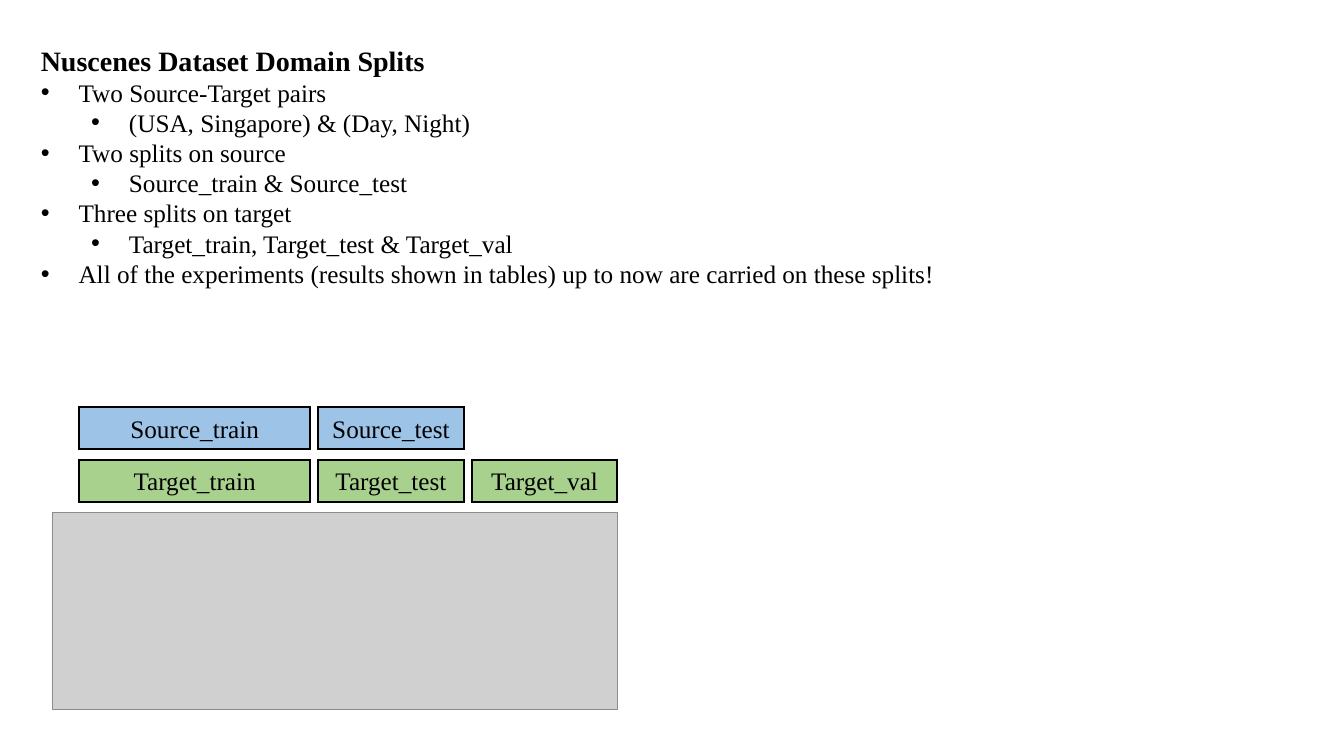
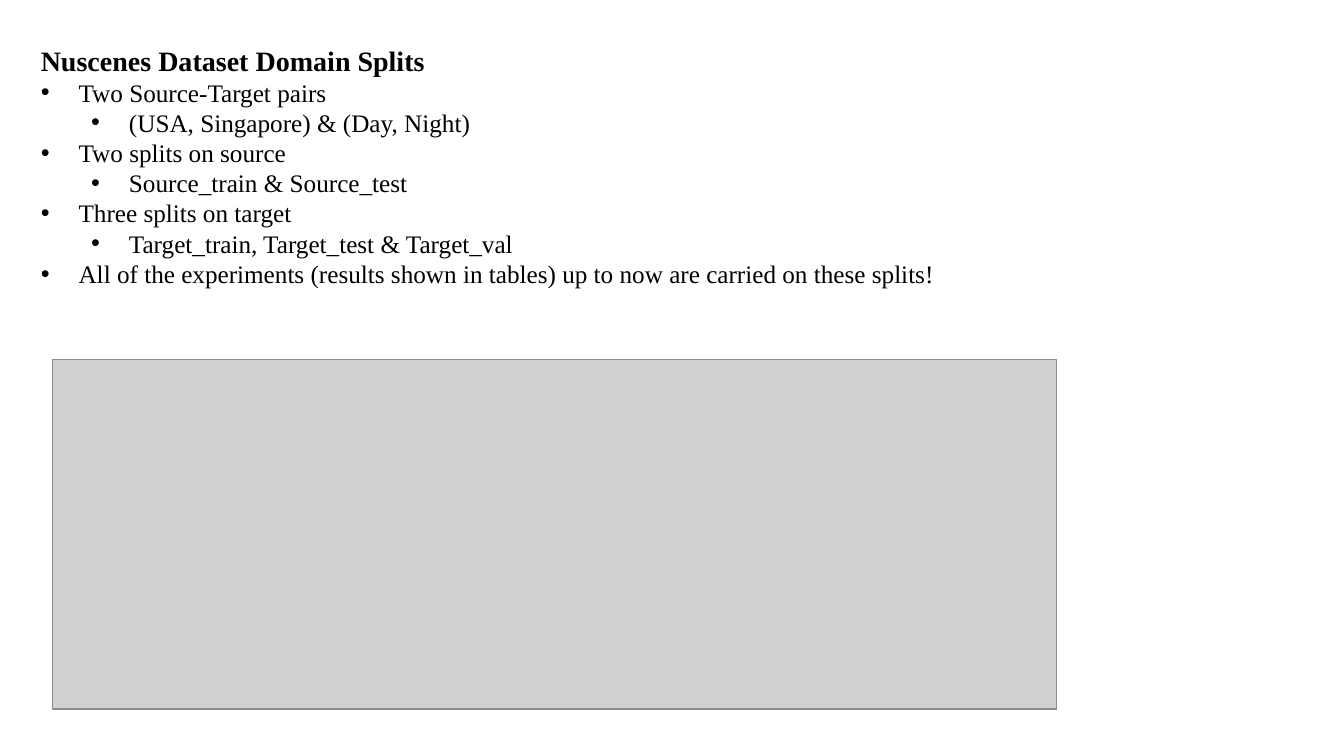
Before and after one commit to XYHC-MMDA/Multi-modal-Multi-task-DA, a slide deck: slide 3 of demo/latest.pptx. Drawn at 1344x756 pixels with LibreOffice and Linux fonts; fonts in the diff are those of the drawing; grey boxes stand for pictures. Boxes give left, top, right and bottom in pixels: in the first picture for what was removed or moved away, otherwise in the second. Text is boxed around its words. In the diff, an @@ line names an element or a change of style, - is before the commit and + after.

```diff
--- a/demo/latest.pptx
+++ b/demo/latest.pptx
@@ picture: place and size @@
-picture at [52,512,617,709]
+picture at [52,360,1057,710]
@@ group removed at [80,407,617,502]: 5 rectangles @@
-Source_train
-Target_train
-Source_test
-Target_test
-Target_val
```
Also in this commit, not shown: 2 other slides changed, 3 other files.
